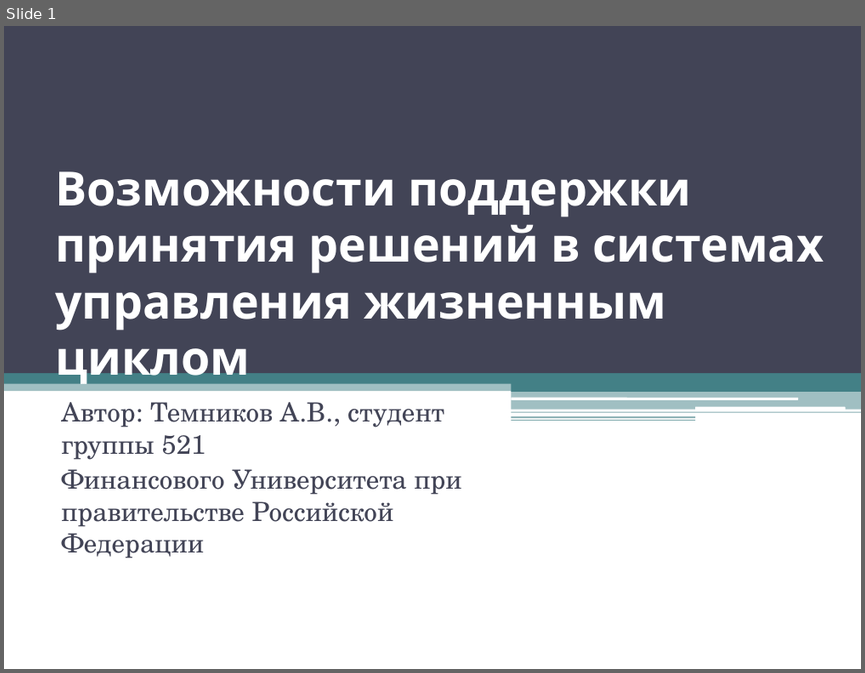
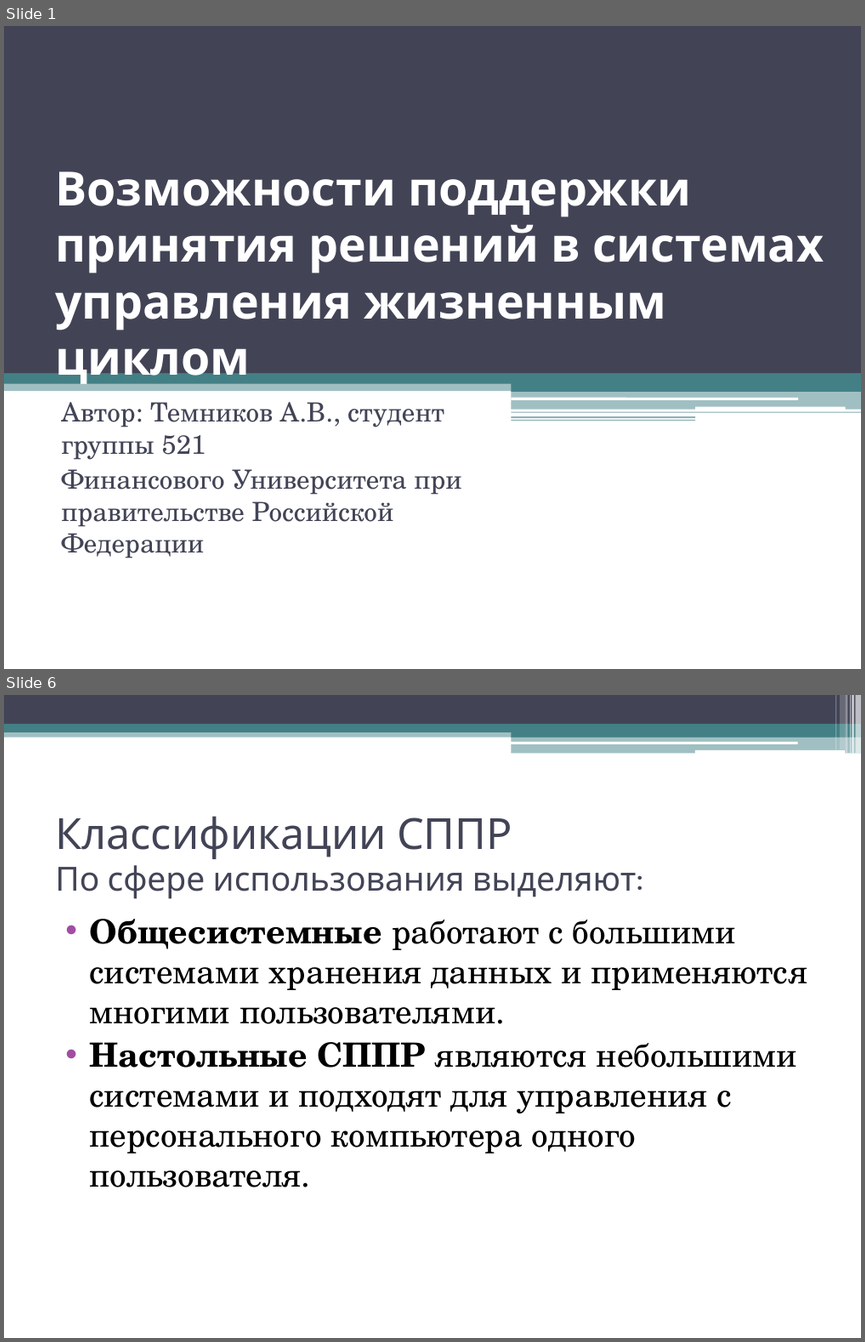
Before and after one commit to andreytemn/university, a slide deck: 5kurs/graf/Tem521PPRpresent.pptx. Shown one above the other, each under a label of ours: slide 1 before the commit, slides 1 and 6 after it; the slides between them are not shown. The pictures are 865x673 and 865x1342 pixels, drawn with LibreOffice and Linux fonts; fonts in the diff are those of the drawing. Boxes give left, top, right and bottom in pixels: in the first picture for what was removed or moved away, otherwise in the second. Text is boxed around its words. In the diff, an @@ line names an element or a change of style, - is before the commit and + after.

```diff
--- a/5kurs/graf/Tem521PPRpresent.pptx
+++ b/5kurs/graf/Tem521PPRpresent.pptx
@@ slide 6 added at [4, 695, 861, 1338], background #FFFFFF @@
@@ rectangle added at [4, 695, 861, 724], fill #424456 @@
@@ rectangle added at [835, 695, 836, 750], fill #FFFFFF at 30% opacity @@
@@ rectangle added at [840, 695, 845, 750], fill #FFFFFF at 20% opacity @@
@@ rectangle added at [846, 695, 848, 754], fill #FFFFFF at 40% opacity @@
@@ rectangle added at [850, 695, 851, 754], fill #FFFFFF at 60% opacity @@
@@ rectangle added at [851, 695, 854, 754], fill #FFFFFF at 65% opacity @@
@@ rectangle added at [856, 695, 861, 754], fill #FFFFFF at 65% opacity @@
@@ rectangle added at [4, 729, 861, 737], fill #438086 at 50% opacity @@
@@ rectangle added at [4, 724, 861, 732], fill #438086 @@
@@ rounded rectangle added at [511, 741, 797, 743], fill #FFFFFF @@
@@ rectangle added at [511, 728, 861, 737], fill #438086 @@
@@ rectangle added at [511, 736, 861, 754], fill #438086 at 50% opacity @@
@@ rounded rectangle added at [694, 750, 845, 754], fill #FFFFFF @@
@@ title added at [55, 816, 636, 899], 27.9 pt, text #424456 @@
+Классификации СППР
+По сфере использования выделяют:
@@ text added at [90, 919, 807, 1187], 28 pt, text #000000 @@
+• Общесистемные работают с большими системами хранения данных и применяются многими пользователями.
+• Настольные СППР являются небольшими системами и подходят для управления с персонального компьютера одного пользователя.
```
Also in this commit, not shown: 1 slide changed, 4 other slides added, 1 slide removed, 1 other file.
